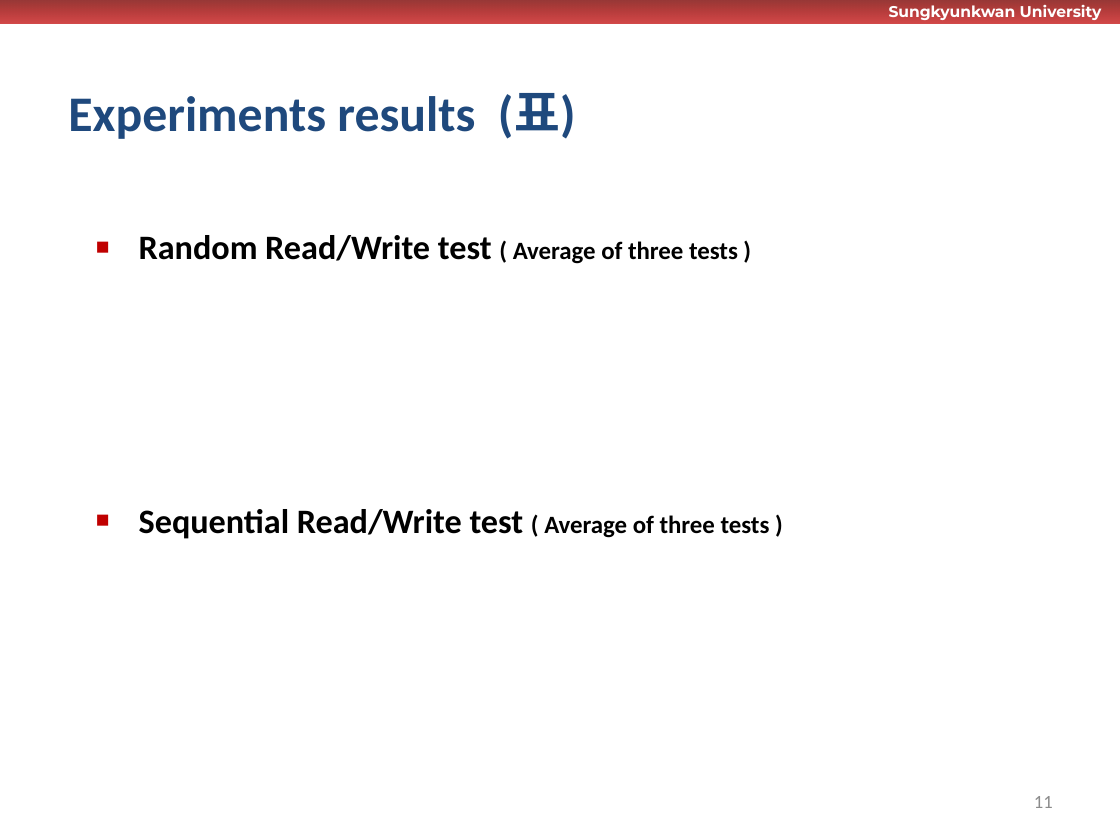
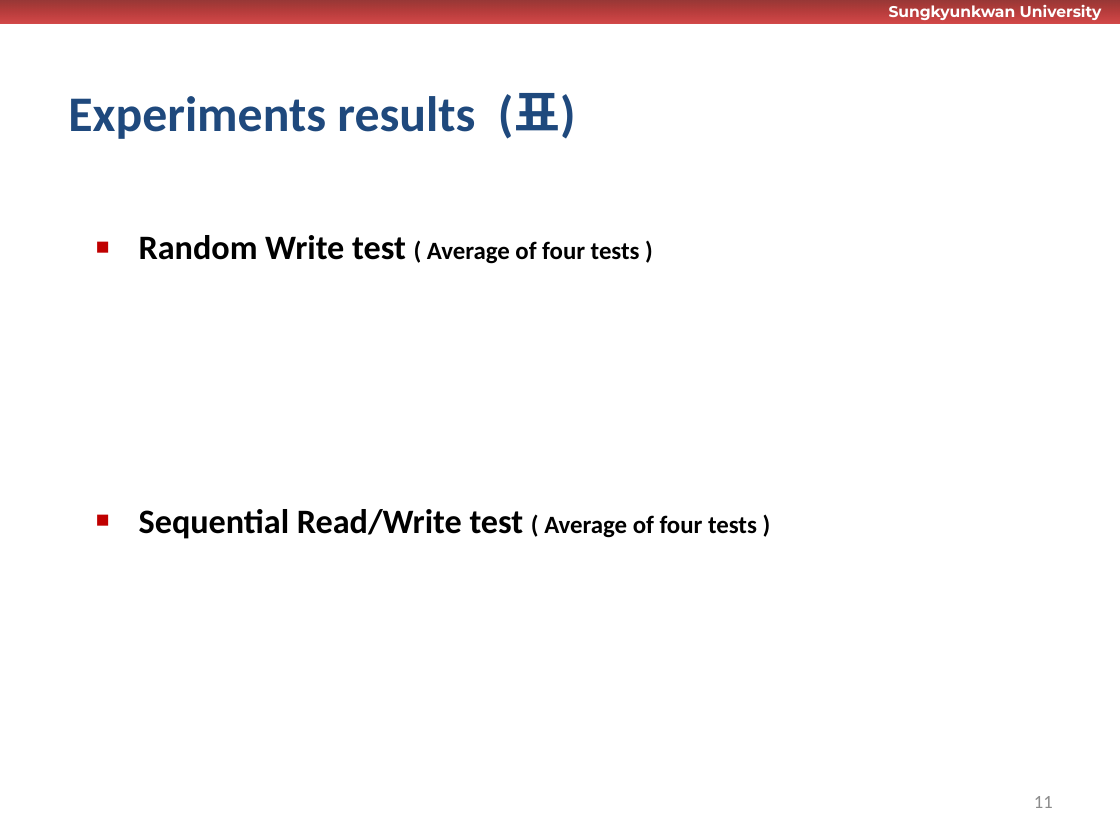
Before and after one commit to wurikiji/tutorial2-dev, a slide deck: slide 11 of docs/발표자료.pptx. Drawn at 1120x840 pixels with LibreOffice and Linux fonts; fonts in the diff are those of the drawing; background and template pictures are left out. Boxes give left, top, right and bottom in pixels: in the first picture for what was removed or moved away, otherwise in the second. Text is boxed around its words. In the diff, an @@ line names an element or a change of style, - is before the commit and + after.

```diff
--- a/docs/발표자료.pptx
+++ b/docs/발표자료.pptx
@@ text at bbox=[139, 235, 757, 539]: text changed; size 22 to 16 pt @@
-▪ Random Read/Write test ( Average of three tests )
-▪ Sequential Read/Write test ( Average of three tests )
+▪ Random Write test ( Average of four tests )
+▪ Sequential Read/Write test ( Average of four tests )
```
Also in this commit, not shown: 1 other slide changed, 1 other file.
